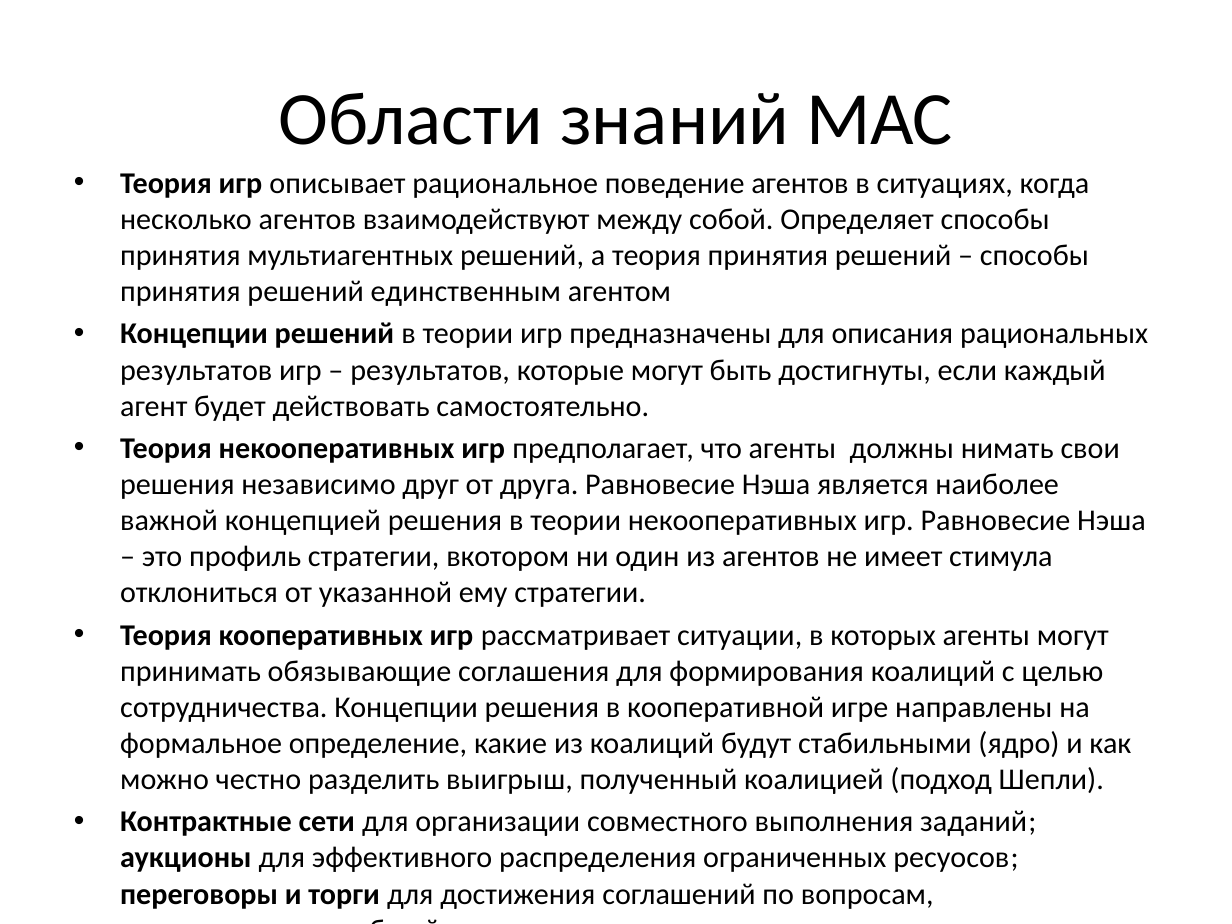
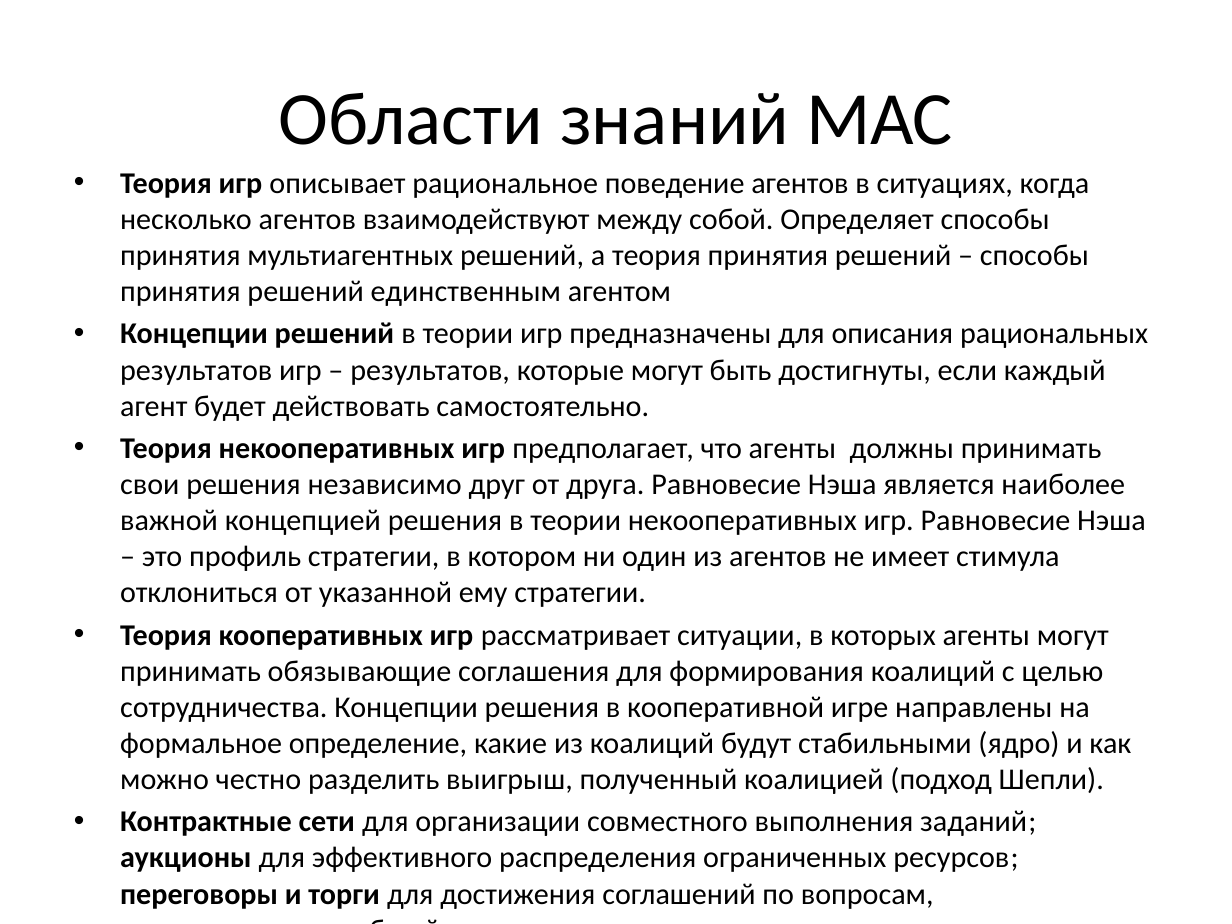
Before and after one commit to ulstu/ml, a slide deck: slide 7 of ml_course_ru/semester_2/lecture_04_multiagent_systems/lecture_04_multiagent.pptx. Drawn at 1232x924 pixels with LibreOffice and Linux fonts; fonts in the diff are those of the drawing. Boxes give left, top, right and bottom in pixels: in the first picture for what was removed or moved away, otherwise in the second. Text is boxed around its words. In the diff, an @@ line names an element or a change of style, - is before the commit and + after.

```diff
--- a/ml_course_ru/semester_2/lecture_04_multiagent_systems/lecture_04_multiagent.pptx
+++ b/ml_course_ru/semester_2/lecture_04_multiagent_systems/lecture_04_multiagent.pptx
@@ text at [120,438,1146,607]: text changed @@
-• Теория некооперативных игр предполагает, что агенты должны нимать свои решения независимо друг от друга. Равновесие Нэша является наиболее важной концепцией решения в теории некооперативных игр. Равновесие Нэша – это профиль стратегии, вкотором ни один из агентов не имеет стимула отклониться от указанной ему стратегии.
+• Теория некооперативных игр предполагает, что агенты должны принимать свои решения независимо друг от друга. Равновесие Нэша является наиболее важной концепцией решения в теории некооперативных игр. Равновесие Нэша – это профиль стратегии, в котором ни один из агентов не имеет стимула отклониться от указанной ему стратегии.
@@ text at [120,810,1036,909]: text changed @@
-• Контрактные сети для организации совместного выполнения заданий; аукционы для эффективного распределения ограниченных ресуосов; переговоры и торги для достижения соглашений по вопросам, представляющим общий интерес; процедуры голосования для суммирования и обобщения предпочтений
+• Контрактные сети для организации совместного выполнения заданий; аукционы для эффективного распределения ограниченных ресурсов; переговоры и торги для достижения соглашений по вопросам, представляющим общий интерес; процедуры голосования для суммирования и обобщения предпочтений
```
Also in this commit, not shown: 1 other slide changed, 1 slide added, 41 other files.
